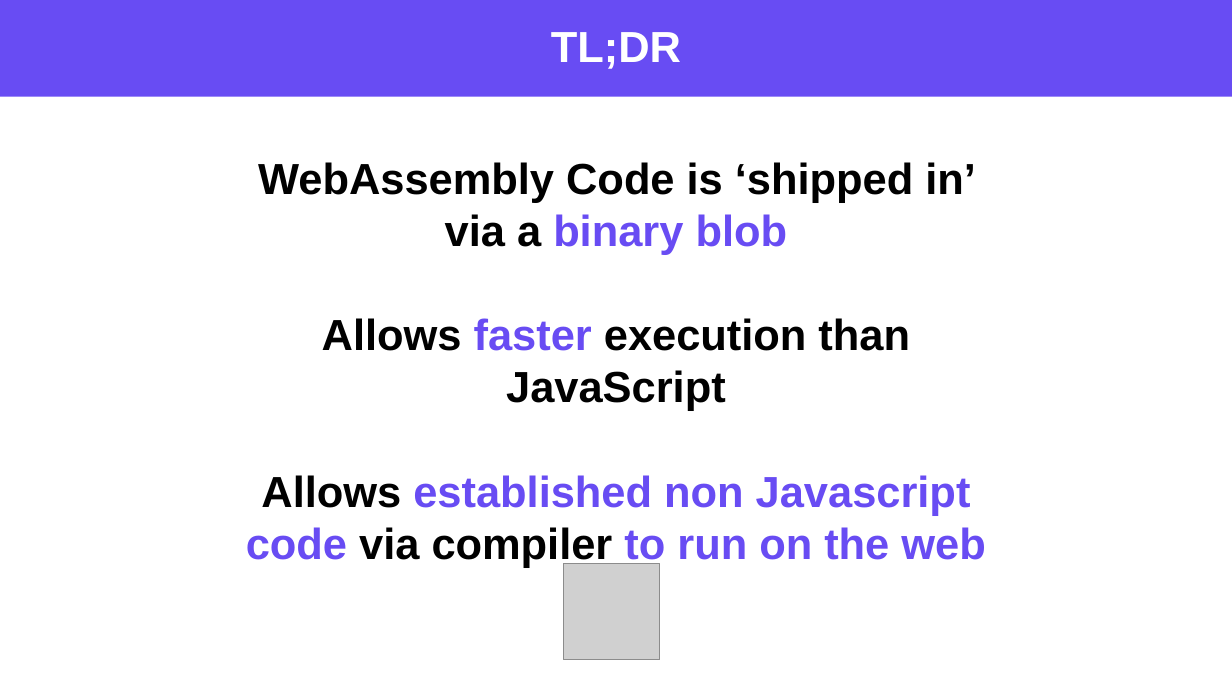
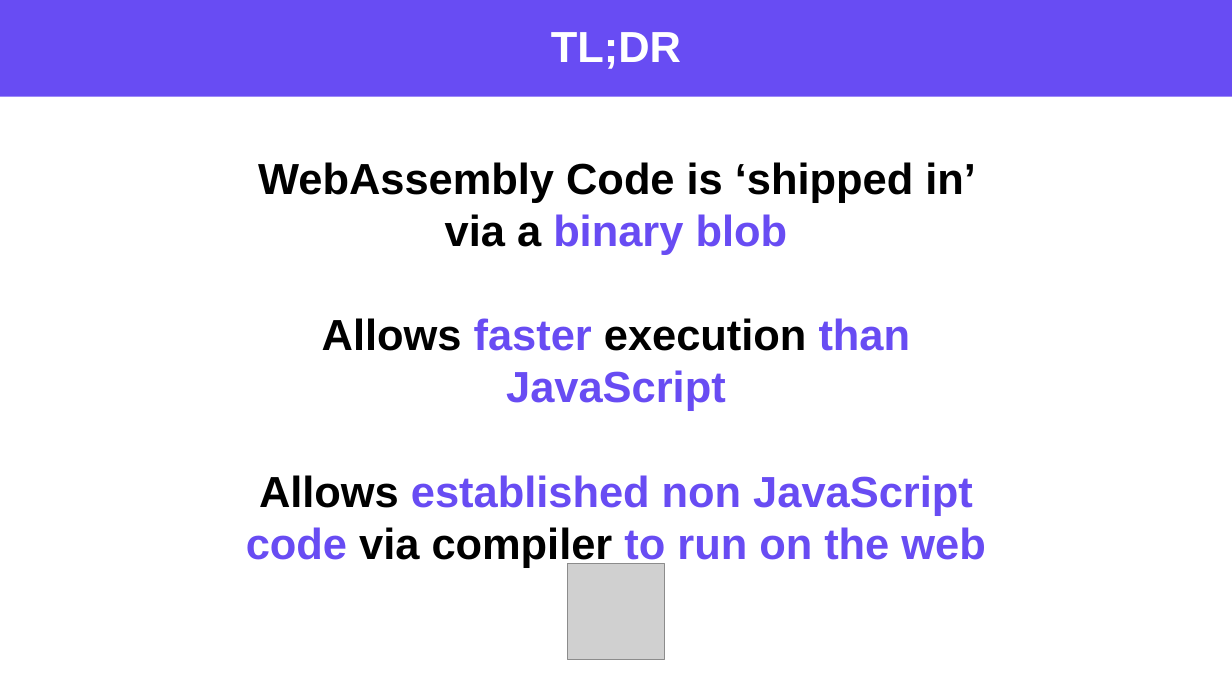
Before and after one commit to appijumbo/talks, a slide deck: slide 15 of WebAssembly Lightening Talk/webAssembly Talk v6.pptx (slide 14 before the commit). Drawn at 1232x693 pixels with LibreOffice and Linux fonts; fonts in the diff are those of the drawing; grey boxes stand for pictures. Boxes give left, top, right and bottom in pixels: in the first picture for what was removed or moved away, otherwise in the second. Text is boxed around its words. In the diff, an @@ line names an element or a change of style, - is before the commit and + after.

```diff
--- a/WebAssembly Lightening Talk/webAssembly Talk v6.pptx
+++ b/WebAssembly Lightening Talk/webAssembly Talk v6.pptx
@@ text at (x1=322, y1=318, x2=911, y2=411): text colour #000000 to #684CF3 in "than JavaScript" @@
@@ text at (x1=246, y1=475, x2=985, y2=568): text changed @@
-Allows established non Javascript code via compiler to run on the web
+Allows established non JavaScript code via compiler to run on the web
@@ picture moved from (x1=563, y1=563, x2=661, y2=661) to (x1=568, y1=563, x2=665, y2=661) @@
```
Also in this commit, not shown: 4 other slides changed, 1 slide added, 8 other files.
